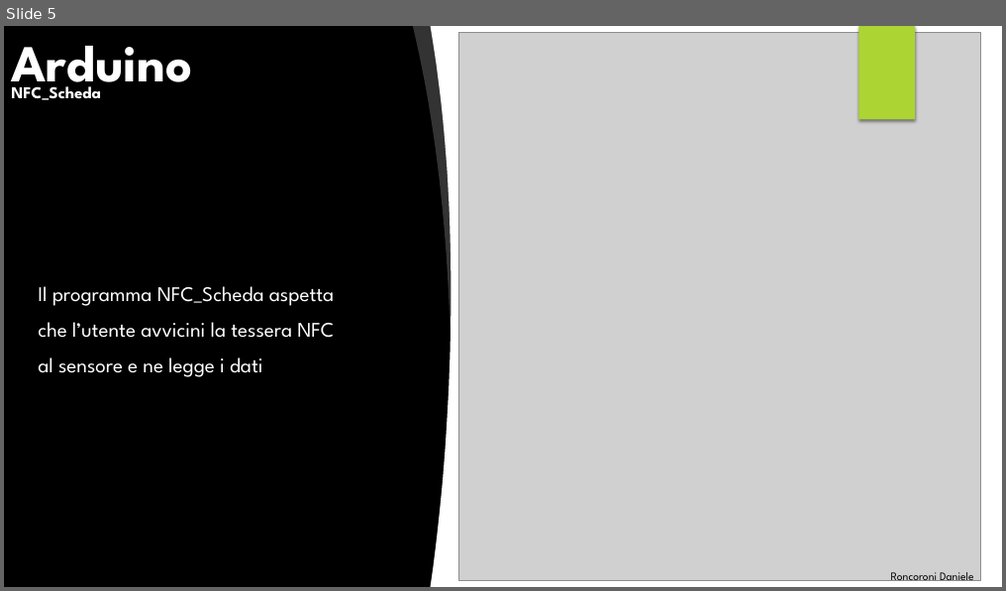
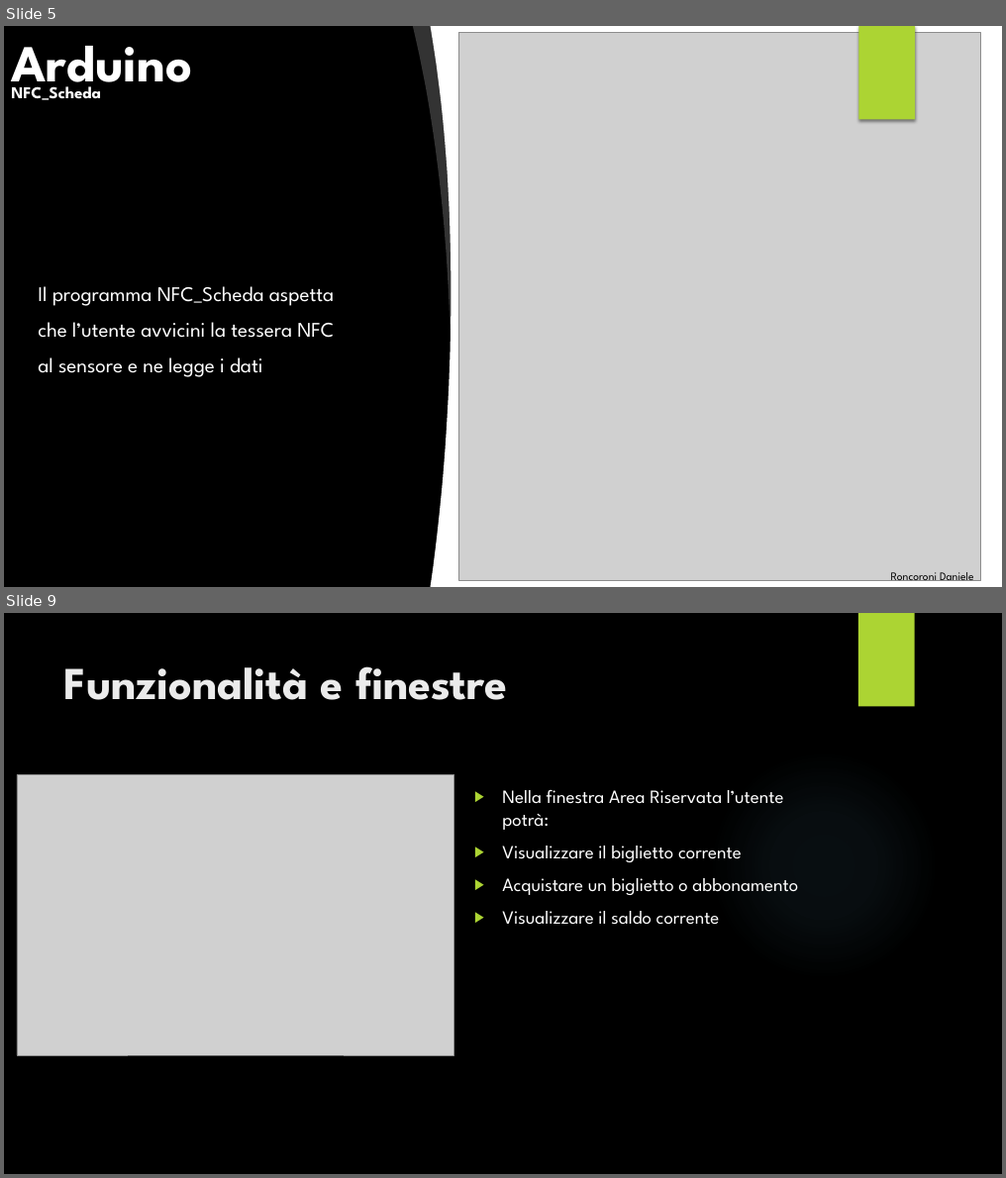
Before and after one commit to DanieleRonco/ProgettoJAItalia, a slide deck: Esposizione/Presentazione PPT.pptx. Shown one above the other, each under a label of ours: slide 5 before the commit, slides 5 and 9 after it; the slides between them are not shown. The pictures are 1006x591 and 1006x1178 pixels, drawn with LibreOffice and Linux fonts; fonts in the diff are those of the drawing; grey boxes stand for pictures; background and template pictures are left out. Boxes give left, top, right and bottom in pixels: in the first picture for what was removed or moved away, otherwise in the second. Text is boxed around its words. In the diff, an @@ line names an element or a change of style, - is before the commit and + after.

Commit message:
Implementate 4 slide per la presentazione Power Point riguardanti il prototipo App e le sue funzionalità

```diff
--- a/Esposizione/Presentazione PPT.pptx
+++ b/Esposizione/Presentazione PPT.pptx
@@ slide 9 added at (4,613,1002,1174), background picture (left out); not listed: 1 template element that a slide beside it also shows @@
@@ title added at (64,666,507,700), 44 pt, text #EBEBEB, bold @@
+Funzionalità e finestre
@@ ellipse added at (709,750,939,980), fill gradient #7AC4F0 @@
@@ picture added at (17,774,453,1056) @@
@@ text added at (502,790,798,925), 18 pt, text #FFFFFF @@
+▶ Nella finestra Area Riservata l’utente potrà:
+▶ Visualizzare il biglietto corrente
+▶ Acquistare un biglietto o abbonamento
+▶ Visualizzare il saldo corrente
```
Also in this commit, not shown: 3 other slides added, 3 other files.
